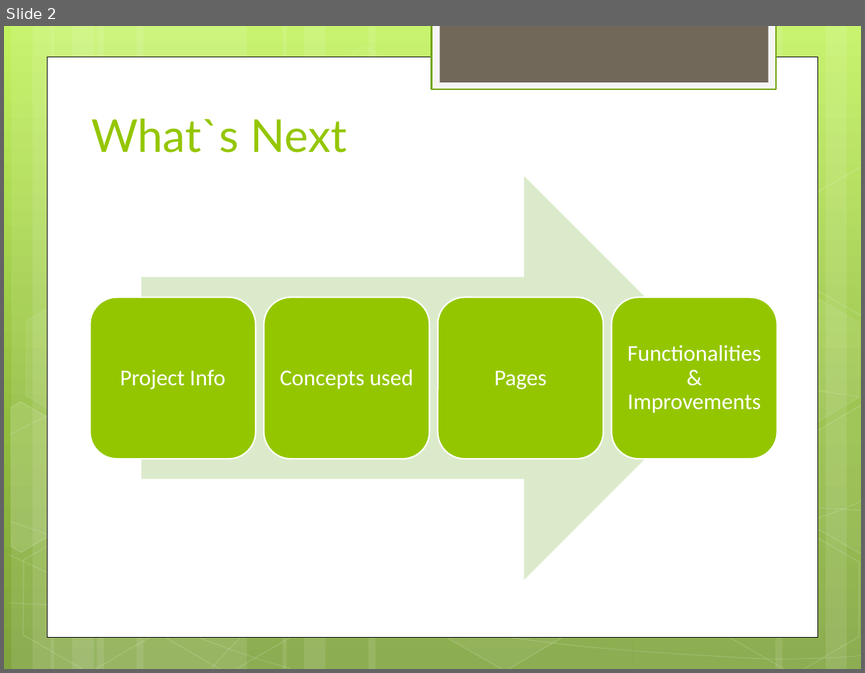
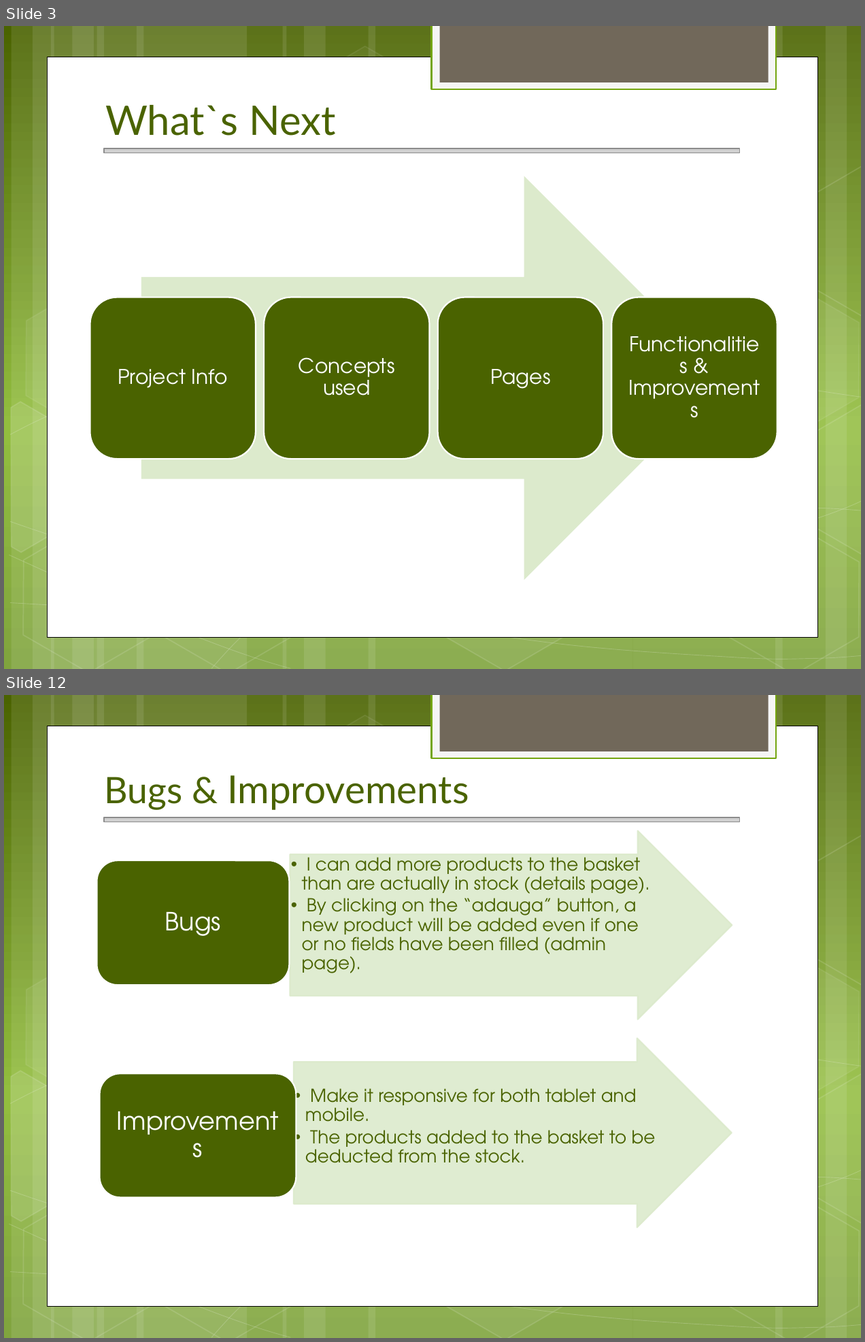
Before and after one commit to Daniela-MI/Final-Project, a slide deck: TeaHi.pptx. Shown one above the other, each under a label of ours: slide 2 before the commit, slides 3 and 12 after it; the slides between them are not shown. The pictures are 865x673 and 865x1342 pixels, drawn with LibreOffice and Linux fonts; fonts in the diff are those of the drawing; grey boxes stand for pictures. Boxes give left, top, right and bottom in pixels: in the first picture for what was removed or moved away, otherwise in the second. Text is boxed around its words. In the diff, an @@ line names an element or a change of style, - is before the commit and + after.

```diff
--- a/TeaHi.pptx
+++ b/TeaHi.pptx
@@ slide 12 added at [4,695,861,1338], background gradient #4A6300 to #93BF3F to #81A53E; not listed: 31 template elements that a slide beside it also shows @@
@@ title added at [105,775,469,810], 32.4 pt, text #4A6300 @@
+Bugs & Improvements
@@ picture added at [104,817,740,821] @@
@@ group added at [96,830,732,1227]: 4 texts, 2 right arrows, 2 rounded rectangles @@
+  •• I can add more products to the basket than are actually in stock (details page).
+  •• By clicking on the “adauga” button, a new product will be added even if one or no fields have been filled (admin page).
+Bugs
+  •• Make it responsive for both tablet and mobile.
+  •• The products added to the basket to be deducted from the stock.
+Improvements
@@ what was slide 2 is now slide 3 @@
@@ slide 3 changed as well @@
@@ background gradient #C3F35F to #93BF3F to #81A53E to gradient #4A6300 to #93BF3F to #81A53E @@
@@ title "What`s Next": place and size @@
-title "What`s Next" at [91,118,347,152]
+title "What`s Next" at [105,105,335,135]
@@ title "What`s Next" at [105,105,335,135]: size 38 to 34.2 pt, text colour #94C600 to #4A6300 @@
@@ picture added at [104,148,740,152] @@
@@ fill #94C600 to #4A6300 in 4 elements at [90,297,255,458], [264,297,429,458], [438,297,603,458], [611,297,777,458] @@
@@ size 19 to 17 pt, font Calibri to TeX Gyre Adventor in 4 elements at [118,369,228,388], [298,357,395,395], [490,369,550,388], [619,305,769,451] @@
```
Also in this commit, not shown: 1 other slide changed, 10 other slides added, 1 slide removed, 24 other files.
